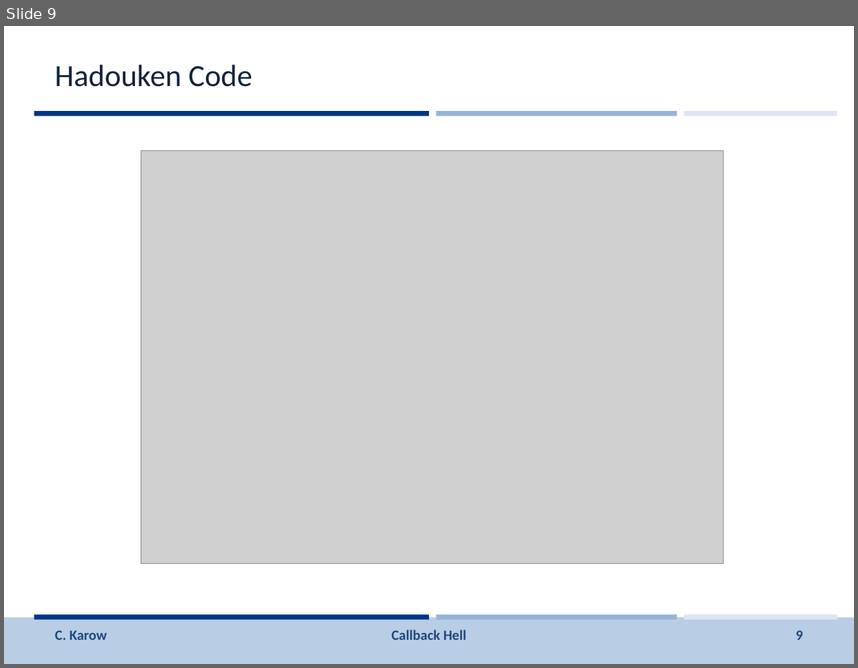
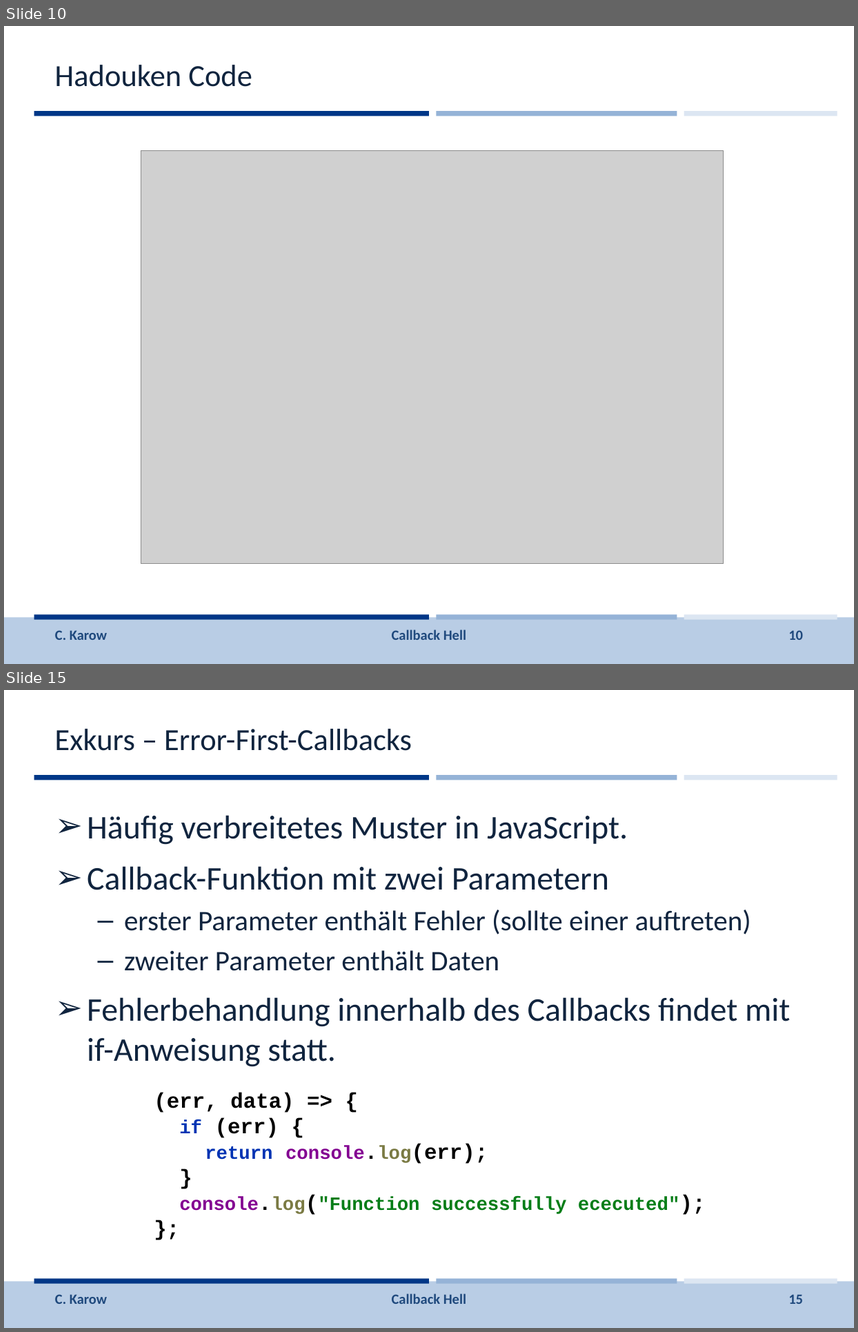
Before and after one commit to johbra/Reaktive-Programmierung, a slide deck: Vorlesung/Folien/CallbackHell.pptx. Shown one above the other, each under a label of ours: slide 9 before the commit, slides 10 and 15 after it; the slides between them are not shown. The pictures are 858x668 and 858x1332 pixels, drawn with LibreOffice and Linux fonts; fonts in the diff are those of the drawing; grey boxes stand for pictures; background and template pictures are left out. Boxes give left, top, right and bottom in pixels: in the first picture for what was removed or moved away, otherwise in the second. Text is boxed around its words. In the diff, an @@ line names an element or a change of style, - is before the commit and + after.

```diff
--- a/Vorlesung/Folien/CallbackHell.pptx
+++ b/Vorlesung/Folien/CallbackHell.pptx
@@ slide 15 added at (4,690,854,1328), background #FFFFFF; not listed: 7 template elements that a slide beside it also shows @@
@@ title added at (55,729,412,751), 26 pt, text #0F243E @@
+Exkurs – Error-First-Callbacks
@@ text added at (87,815,790,1067), 28 pt, text #0F243E @@
+➢ Häufig verbreitetes Muster in JavaScript.
+➢ Callback-Funktion mit zwei Parametern
+  – erster Parameter enthält Fehler (sollte einer auftreten)
+  – zweiter Parameter enthält Daten
+➢ Fehlerbehandlung innerhalb des Callbacks findet mit if-Anweisung statt.
@@ text added at (154,1092,680,1214), 16 pt, text #000000, bold @@
+(err, data) => {
+if (err) {
+return console.log(err);
+}
+console.log("Function successfully ececuted");
+};
@@ text added at (55,1294,107,1303), 12 pt, text #1F497D @@
+C. Karow
@@ text added at (392,1293,466,1303), 12 pt, text #1F497D @@
+Callback Hell
@@ page number added at (789,1294,803,1303), 12 pt, text #1F497D @@
+15
@@ what was slide 9 is now slide 10 @@
@@ page number at (789,630,803,639): text changed @@
-9
+10
```
Also in this commit, not shown: 7 slides changed, 10 other slides added, 3 other files.
